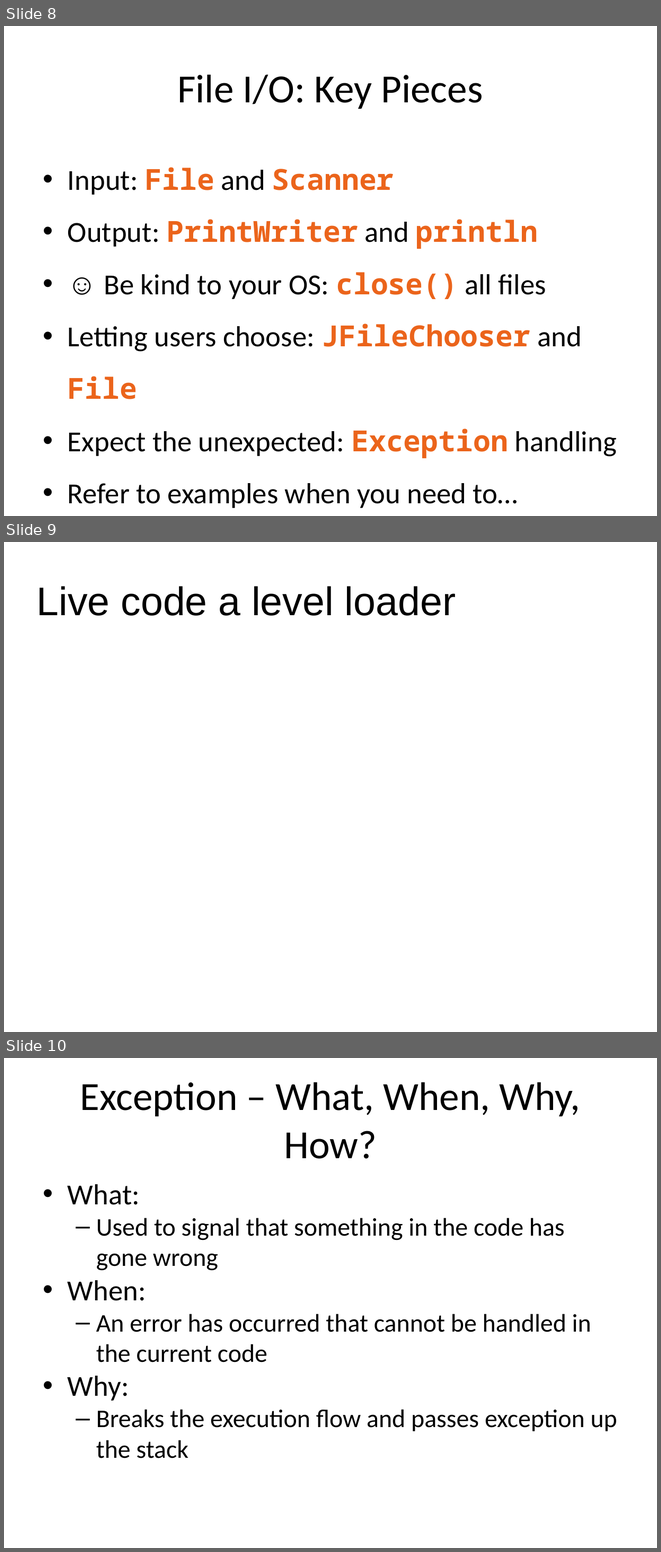
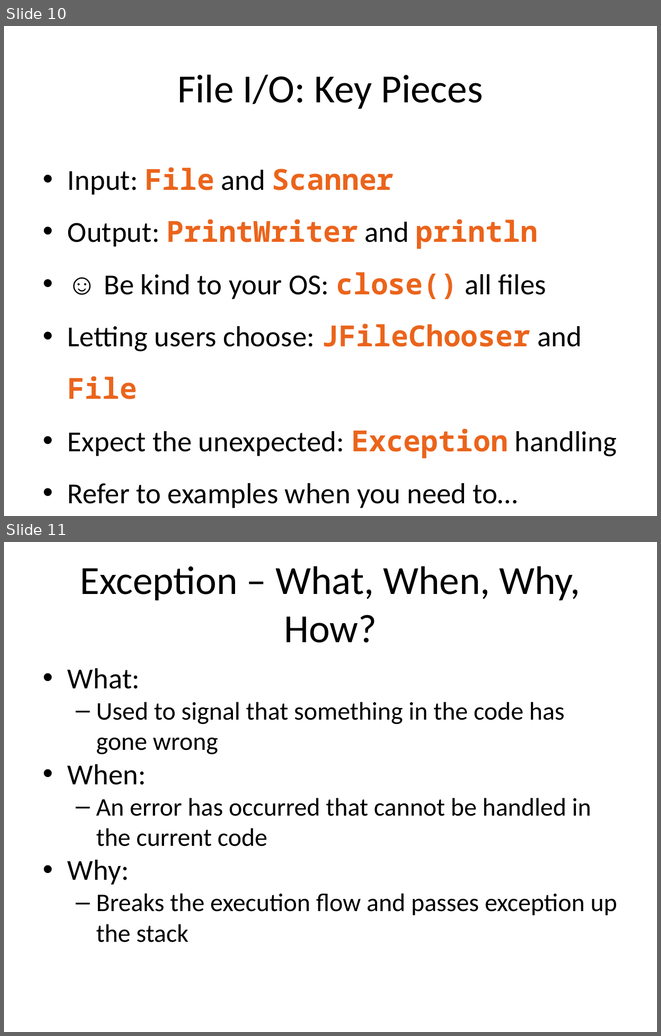
Before and after one commit to RHIT-CSSE/csse220, a slide deck: ClassMaterials/OOAndExceptions/Slides/OODFilesExceptions.pptx. Shown one above the other, each under a label of ours: slides 8, 9 and 10 before the commit, slides 10 and 11 after it. The pictures are 661x1552 and 661x1036 pixels, drawn with LibreOffice and Linux fonts; fonts in the diff are those of the drawing. Boxes give left, top, right and bottom in pixels: in the first picture for what was removed or moved away, otherwise in the second. Text is boxed around its words. In the diff, an @@ line names an element or a change of style, - is before the commit and + after.

```diff
--- a/ClassMaterials/OOAndExceptions/Slides/OODFilesExceptions.pptx
+++ b/ClassMaterials/OOAndExceptions/Slides/OODFilesExceptions.pptx
@@ slide 9 removed at bbox=[4, 542, 657, 1032], background #FFFFFF @@
@@ title removed at bbox=[37, 586, 456, 616] @@
-Live code a level loader
@@ what was slide 8 is now slide 10 @@
@@ what was slide 10 is now slide 11 @@
```
Also in this commit, not shown: 7 slides changed, 3 slides added, 17 other files.
